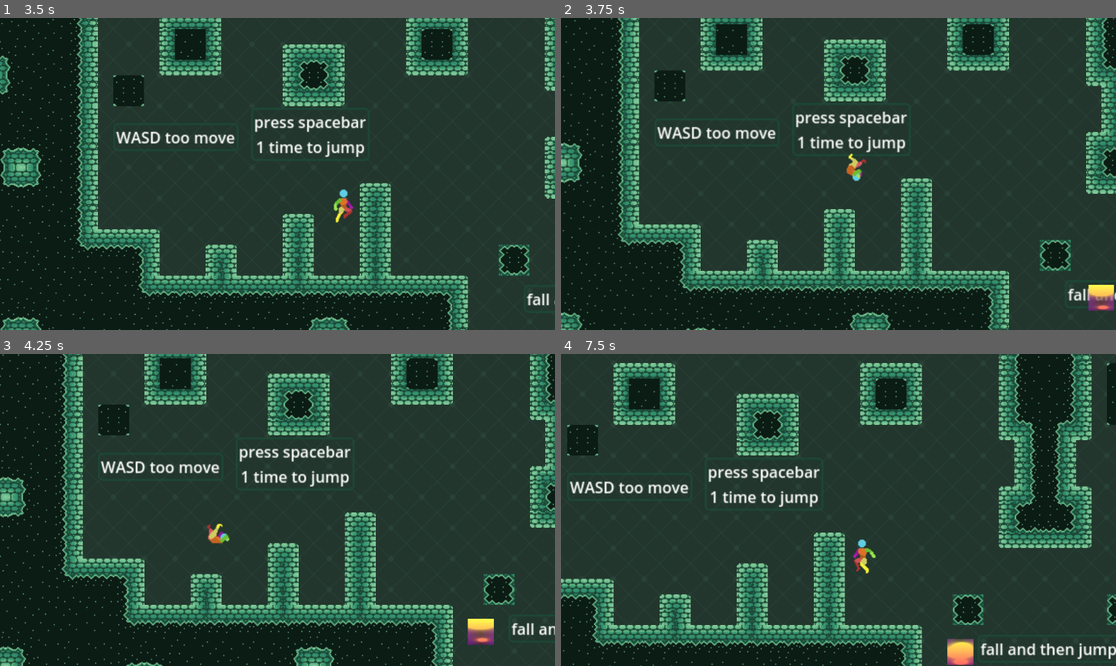
Above: before the commit, frames 1-4 (two rows, left to right).
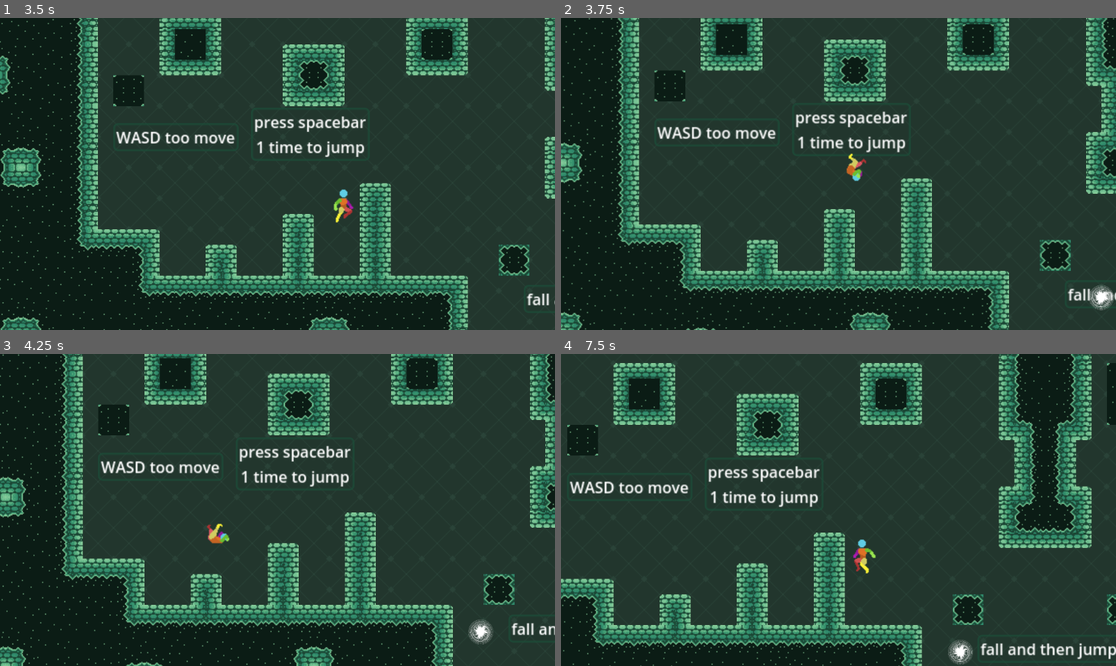
Above: after the commit, the same moments.

Repository: DeanLemans/2Dprojects-showcase
Game: Godot game, scene res://2DPlatformer/Scenes/mainMenu.tscn
Two runs of this game, one before a commit and one after it. Both use one fixed random seed, a clock stepped at 60 frames per second and the inputs below. The engine's default icon, where the game draws it, is replaced by a stand-in: a white triangle on a blue panel in a dark square.
Inputs:
- Up to frame 1 (3.5 s): click "Play" at 0.5 s; click "Level 1" at 1.25 s; tap Space (jump) at 2, 2.27, 2.75, 3.02 s; hold D (right) from 2.03 s (still down)
- Up to frame 2 (3.75 s): tap Space (jump) at 3.5 s; release D (right) at 3.53 s; hold A (left) from 3.53 s (still down)
- Up to frame 3 (4.25 s): keep holding A (left)
- Up to frame 4 (7.5 s): tap Space (jump) at 4.25, 4.52, 5, 5.27, 5.75, 6.02 s; release A (left) at 4.28 s; hold D (right) 4.28-5.78 s; hold A (left) 5.78-6.53 s; hold D (right) 6.53-7.28 s; hold A (left) from 7.28 s (still down)

Frame 1 is identical in both runs. In frame 2, 0.4% of the frame differs, in the area x 94-100%, y 85-94%; in frame 3, 0.4%; in frame 4, 0.4%, in the area x 69-75%, y 91-100%.

Commit message:
changed enemy shader
https://godotshaders.com/shader/radial-shine-highlight/

i think its pretier

Diff:
--- a/src/2DPlatformer/Scenes/enemy.tscn
+++ b/src/2DPlatformer/Scenes/enemy.tscn
@@ -6,23 +6,18 @@
 
 [sub_resource type="ShaderMaterial" id="ShaderMaterial_b7sme"]
 shader = ExtResource("2_0fs3u")
-shader_parameter/top = 1.0
-shader_parameter/bottom = 0.0
-shader_parameter/blob_threshold = 1.5
-shader_parameter/random_seed = 0.1
-shader_parameter/blob_scale_x = 3.0
-shader_parameter/blob_scale_y = 1.0
-shader_parameter/blobs_enabled = true
-shader_parameter/blob_speed = 3.0
-shader_parameter/background_edge = Color(0.1, 0, 0.2, 1)
-shader_parameter/background_center = Color(0.5, 0, 0.8, 1)
-shader_parameter/background_alpha = 0.5
-shader_parameter/blob_top = Color(1, 0.4, 0.4, 1)
-shader_parameter/blob_bottom = Color(1, 1, 0.3, 1)
-shader_parameter/blob_alpha = 1.0
+shader_parameter/spread = 0.6
+shader_parameter/cutoff = 0.2
+shader_parameter/size = 0.8
+shader_parameter/speed = 1.0
+shader_parameter/ray1_density = 8.0
+shader_parameter/ray2_density = 30.0
+shader_parameter/ray2_intensity = 0.3
+shader_parameter/core_intensity = 1.5
+shader_parameter/hdr = false
+shader_parameter/seed = 10.0
 
-[sub_resource type="RectangleShape2D" id="RectangleShape2D_v2n15"]
-size = Vector2(26, 26)
+[sub_resource type="CircleShape2D" id="CircleShape2D_ryhg6"]
 
 [sub_resource type="Animation" id="Animation_rt6fb"]
 length = 3.0
@@ -75,8 +70,8 @@
 texture = ExtResource("2_r3gp2")
 
 [node name="CollisionShape2D" type="CollisionShape2D" parent="Area2D"]
-scale = Vector2(0.95, 0.95)
-shape = SubResource("RectangleShape2D_v2n15")
+scale = Vector2(1.1, 1.1)
+shape = SubResource("CircleShape2D_ryhg6")
 
 [node name="AnimationPlayer" type="AnimationPlayer" parent="."]
 libraries = {
--- a/src/2DPlatformer/enemy.gdshader
+++ b/src/2DPlatformer/enemy.gdshader
@@ -1,87 +1,68 @@
-// This is a 2D CanvasItem shader
+//https://godotshaders.com/shader/radial-shine-highlight/
+// made by: Josephsmithberger
+// released under the CC0
 shader_type canvas_item;
+render_mode blend_mix;
 
-// Uniforms for configuration
-uniform float top = 1.0;                      // Top of the blob area
-uniform float bottom = 0.0;                   // Bottom of the blob area
-uniform float blob_threshold = 1.5;           // Threshold for blob visibility
-uniform float random_seed = 0.1;              // Unique random seed per object
-uniform float blob_scale_x = 3.0;             // Scale factor for blob size (X axis)
-uniform float blob_scale_y = 1.0;             // Scale factor for blob size (Y axis)
-uniform bool blobs_enabled = true;            // Enable or disable blobs
-uniform float blob_speed = 3.0;               // Speed of the blob movement
+uniform sampler2D SCREEN_TEXTURE : hint_screen_texture, filter_linear_mipmap;
+uniform sampler2D gradient;
+uniform float spread = 0.5;
+uniform float cutoff = 0.1;
+uniform float size = 1.0;
+uniform float speed = 1.0;
+uniform float ray1_density = 8.0;
+uniform float ray2_density = 30.0;
+uniform float ray2_intensity = 0.3;
+uniform float core_intensity = 2.0;
+uniform bool hdr = false;
+uniform float seed = 5.0;
 
-// Background gradient colors with adjustable alpha
-uniform vec4 background_edge : source_color = vec4(0.1, 0.0, 0.2, 1.0);
-uniform vec4 background_center : source_color = vec4(0.5, 0.0, 0.8, 1.0);
-uniform float background_alpha = 0.5;         // Background transparency (0.0 to 1.0)
-
-// Blob gradient colors with adjustable alpha
-uniform vec4 blob_top : source_color = vec4(1.0, 0.4, 0.4, 1.0);
-uniform vec4 blob_bottom : source_color = vec4(1.0, 1.0, 0.3, 1.0);
-uniform float blob_alpha = 1.0;               // Blob transparency (0.0 to 1.0)
-
-// Function to generate a pseudo-random value based on seed
-float random(vec2 st) {
-    return fract(sin(dot(st.xy, vec2(12.9898, 78.233)) + random_seed) * 43758.5453123);
+float random(vec2 _uv) {
+    return fract(sin(dot(_uv.xy, vec2(12.9898, 78.233))) * 43758.5453123);
 }
 
-// Function to calculate oscillation for blob movement
-float oscillate(float time, float offset, float speed) {
-    return 0.5 + 0.5 * sin(time * speed + offset);
+float noise(in vec2 uv) {
+    vec2 i = floor(uv);
+    vec2 f = fract(uv);
+    float a = random(i);
+    float b = random(i + vec2(1.0, 0.0));
+    float c = random(i + vec2(0.0, 1.0));
+    float d = random(i + vec2(1.0, 1.0));
+    vec2 u = f * f * (3.0-2.0 * f);
+    return mix(a, b, u.x) + (c - a)* u.y * (1.0 - u.x) + (d - b) * u.x * u.y;
+}
+
+vec4 screen(vec4 base, vec4 blend){
+    return 1.0 - (1.0 - base) * (1.0 - blend);
 }
 
 void fragment() {
-    // Sample the base texture and respect its transparency
-    vec4 base_color = texture(TEXTURE, UV);
-    float base_alpha = base_color.a; // Use the alpha of the base texture
+    vec2 centered_uv = (UV - 0.5) * size;
+    float radius = length(centered_uv);
+    float angle = atan(centered_uv.y, centered_uv.x) + PI; // Add PI to fix left side cutoff
 
-    // Background gradient based on UV.x
-    vec4 background_color = mix(background_edge, background_center, abs(0.5 - UV.x) * 2.0);
-    background_color.a *= background_alpha; // Apply adjustable background transparency
+    vec2 ray1 = vec2(angle * ray1_density + TIME * speed + seed + sin(angle * 3.0), radius * 2.0);
+    vec2 ray2 = vec2(angle * ray2_density + TIME * speed * 1.5 + seed + cos(angle * 2.0), radius * 2.0);
 
-    // If blobs are disabled, show only the background
-    if (!blobs_enabled) {
-        COLOR = background_color * base_alpha; // Combine with base texture transparency
-    } else {
-        // Blob centers and radii (fixed size array)
-        const int blob_count = 6;
-        vec3 blob_centers[blob_count];
-        for (int i = 0; i < blob_count; i++) {
-            float random_offset = random(vec2(float(i), 0.0)); // Random per blob
-            blob_centers[i] = vec3(
-                0.4 + 0.2 * random(vec2(float(i), 1.0)), // X position with some randomization
-                bottom + oscillate(TIME, random_offset, blob_speed * (0.1 + 0.3 * random(vec2(float(i), 2.0)))) * (top - bottom), // Ensure blobs start at bottom and move up
-                0.03 + 0.05 * random(vec2(float(i), 3.0)) // Base radius (without scaling)
-            );
-        }
+    float cut = 1.0 - smoothstep(cutoff, cutoff + 0.2, radius);
+    ray1 *= cut;
+    ray2 *= cut;
 
-        // Calculate blob influence with independent X and Y scaling
-        float influence = 0.0;
-        for (int i = 0; i < blob_count; i++) {
-            vec2 scaled_uv = vec2(UV.x / blob_scale_x, UV.y / blob_scale_y);
-            vec2 scaled_center = vec2(blob_centers[i].x / blob_scale_x, blob_centers[i].y / blob_scale_y);
-            float distance_to_blob = distance(scaled_uv, scaled_center);
-            influence += blob_centers[i].z / (distance_to_blob + 0.01); // Avoid division by zero
-        }
+    float rays = hdr ?
+        noise(ray1) + (noise(ray2) * ray2_intensity) :
+        clamp(noise(ray1) + (noise(ray2) * ray2_intensity), 0., 1.);
 
-        // Adjusted blob color blending to apply gradient from bottom to top
-        float gradient_position = clamp((UV.y - bottom) / (top - bottom), 0.0, 1.0);
-        vec4 blob_color = mix(blob_bottom, blob_top, gradient_position);
-        blob_color.a *= blob_alpha; // Apply adjustable blob transparency
+    rays *= smoothstep(spread, spread * 0.3, radius);
+    float core = smoothstep(0.2, 0.0, radius) * core_intensity;
+    rays += core;
 
-        // Determine the final color based on influence
-        vec4 final_color = background_color;
-        if (influence > blob_threshold) {
-            final_color = blob_color;
-        } else {
-            final_color = mix(background_color, blob_color, pow(influence / blob_threshold, 2.0));
-        }
+    vec4 gradient_color = texture(gradient, vec2(rays, 0.5));
+    vec3 shine = vec3(rays) * gradient_color.rgb;
 
-        // Combine with the base texture transparency
-        final_color.a *= base_alpha;
+    float blur_amount = radius * 0.1;
+    vec2 blur_uv = SCREEN_UV + centered_uv * blur_amount;
+    vec4 blurred = texture(SCREEN_TEXTURE, blur_uv);
+    shine = screen(blurred, vec4(shine, rays)).rgb;
 
-        // Output the final color
-        COLOR = final_color;
-    }
+    COLOR = vec4(shine, rays * gradient_color.a);
 }
